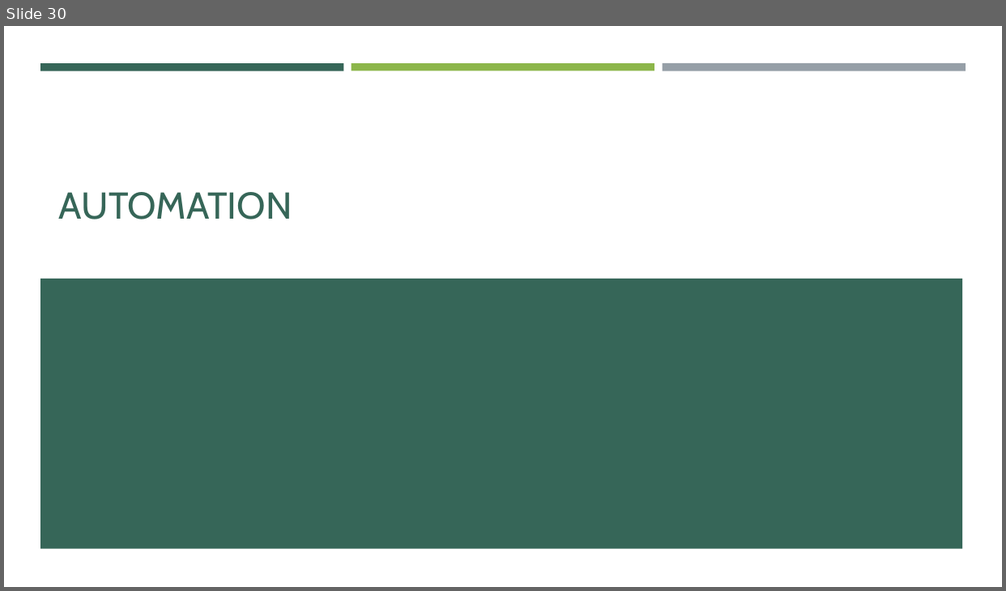
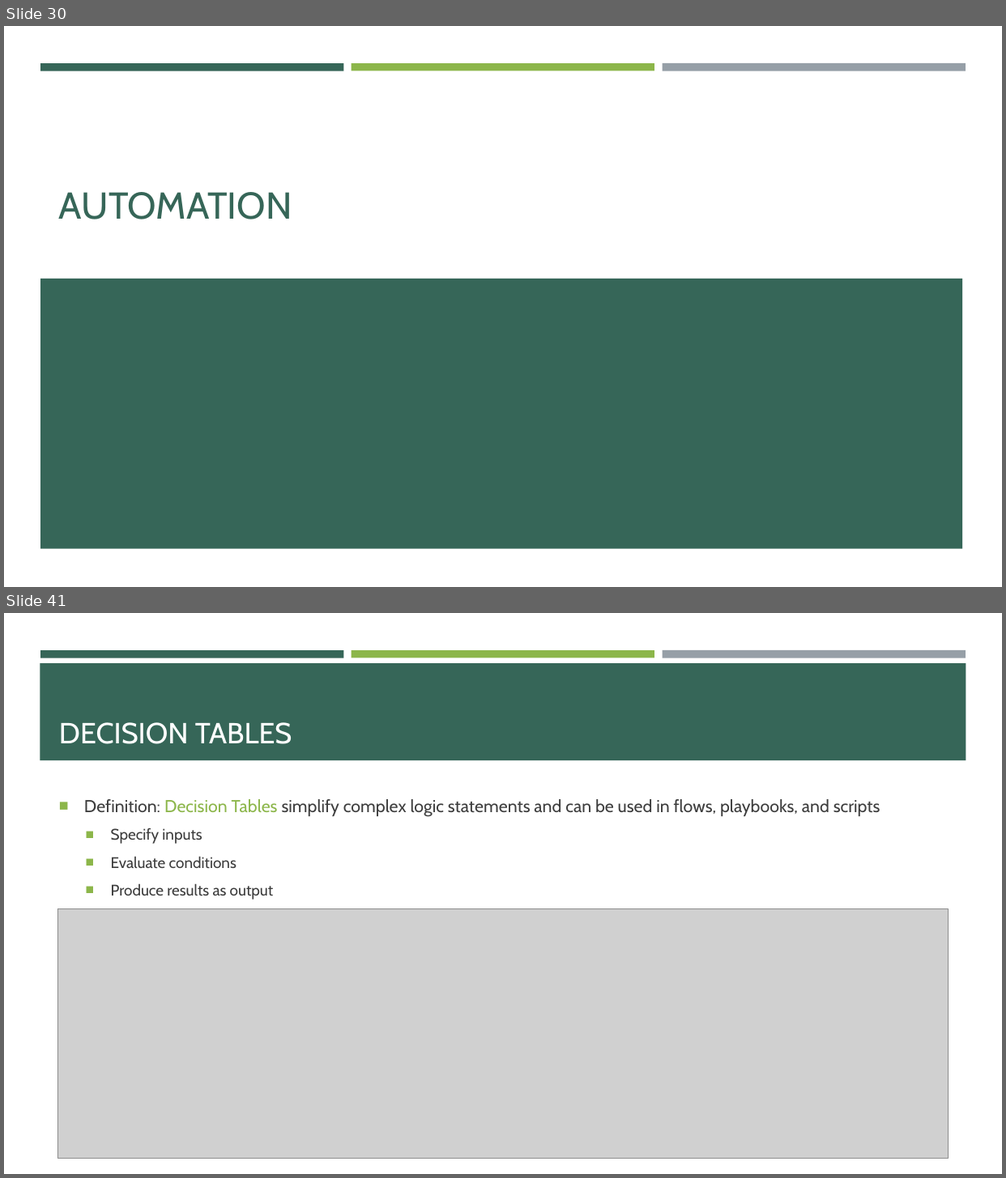
Before and after one commit to e-m-wilson/SNOW, a slide deck: Week_5/Self_Service_&_Automation.pptx. Shown one above the other, each under a label of ours: slide 30 before the commit, slides 30 and 41 after it; the slides between them are not shown. The pictures are 1006x591 and 1006x1178 pixels, drawn with LibreOffice and Linux fonts; fonts in the diff are those of the drawing; grey boxes stand for pictures. Boxes give left, top, right and bottom in pixels: in the first picture for what was removed or moved away, otherwise in the second. Text is boxed around its words. In the diff, an @@ line names an element or a change of style, - is before the commit and + after.

```diff
--- a/Week_5/Self_Service_&_Automation.pptx
+++ b/Week_5/Self_Service_&_Automation.pptx
@@ slide 41 added at [4, 613, 1002, 1174], background #FFFFFF; not listed: 3 template elements that a slide beside it also shows @@
@@ rectangle added at [40, 663, 966, 760], fill #366658 @@
@@ title added at [59, 722, 292, 744], 28 pt, text #FFFFFF @@
+DECISION TABLES
@@ text added at [84, 799, 880, 900], 16.6 pt, text #3D3D3D @@
+■ Definition: Decision Tables simplify complex logic statements and can be used in flows, playbooks, and scripts
+  ■ Specify inputs
+  ■ Evaluate conditions
+  ■ Produce results as output
@@ picture added at [58, 909, 948, 1159] @@
```
Also in this commit, not shown: 1 slide changed, 11 other slides added, 1 slide removed.
